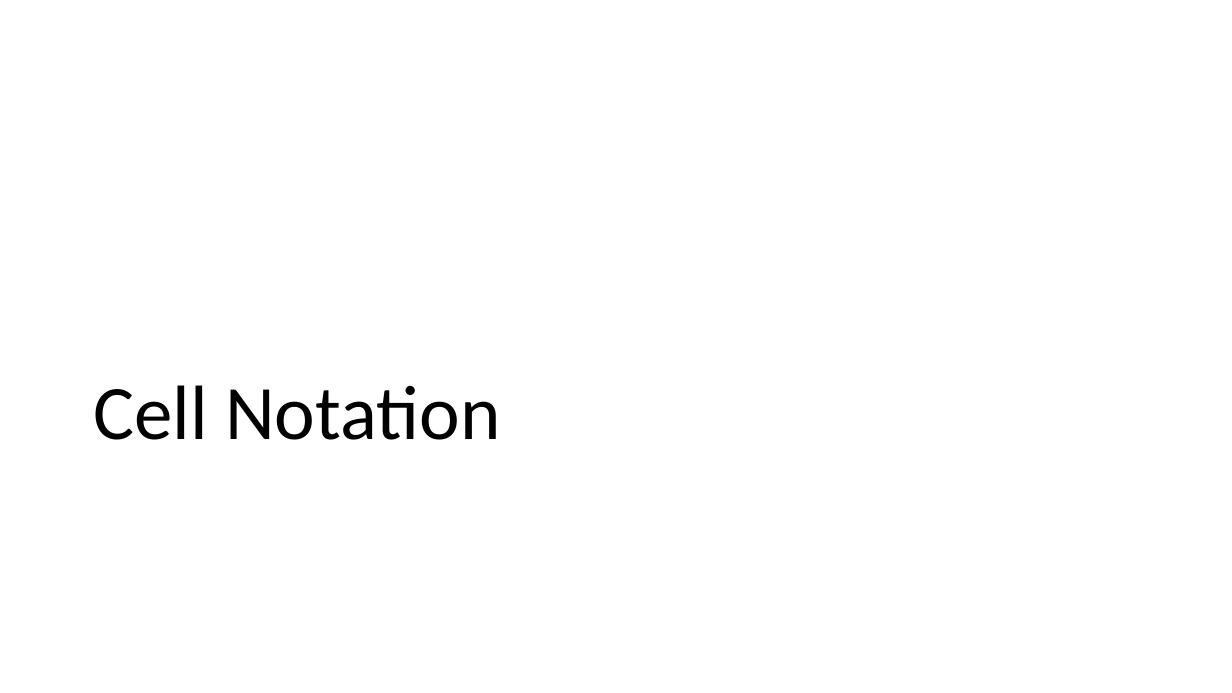
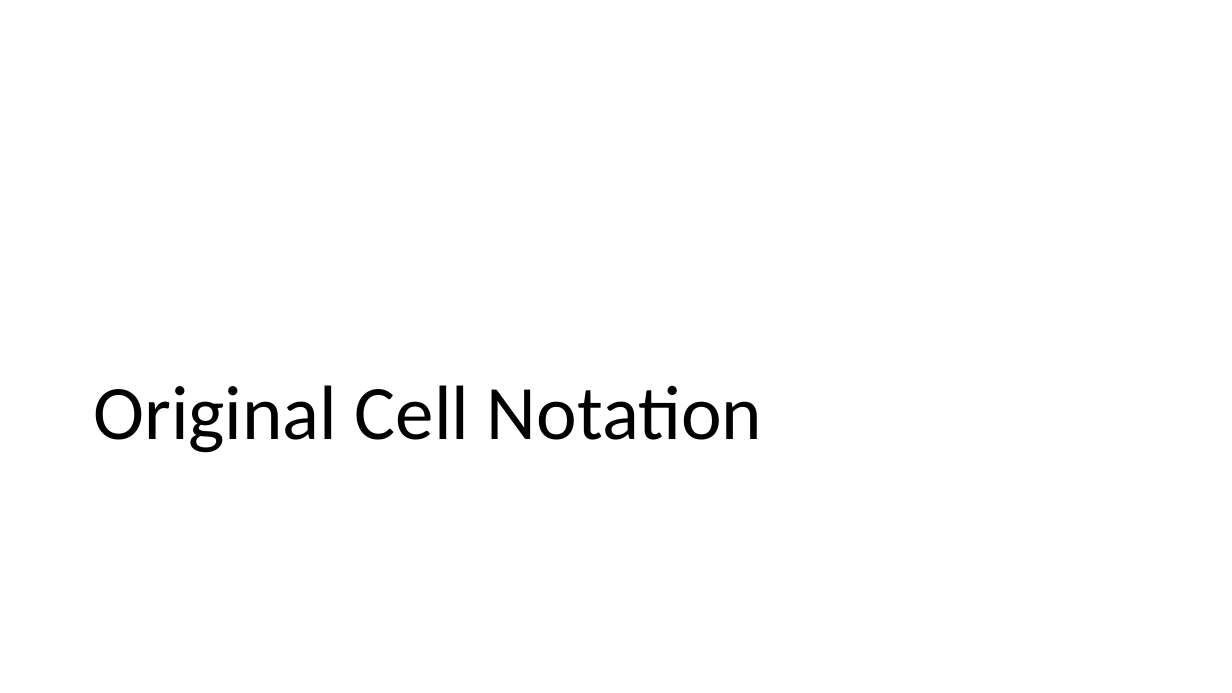
Before and after one commit to metno/gpu-ocean, a slide deck: slide 6 of gpu_ocean/prototypes/fbl_ctcs_stencils.pptx (slide 5 before the commit). Drawn at 1232x693 pixels with LibreOffice and Linux fonts; fonts in the diff are those of the drawing. Boxes give left, top, right and bottom in pixels: in the first picture for what was removed or moved away, otherwise in the second. Text is boxed around its words. In the diff, an @@ line names an element or a change of style, - is before the commit and + after.

```diff
--- a/gpu_ocean/prototypes/fbl_ctcs_stencils.pptx
+++ b/gpu_ocean/prototypes/fbl_ctcs_stencils.pptx
@@ title at box(93, 385, 762, 453): text changed @@
-Cell Notation
+Original Cell Notation
```
Also in this commit, not shown: 7 other slides changed, 26 slides added, 3 slides removed.
